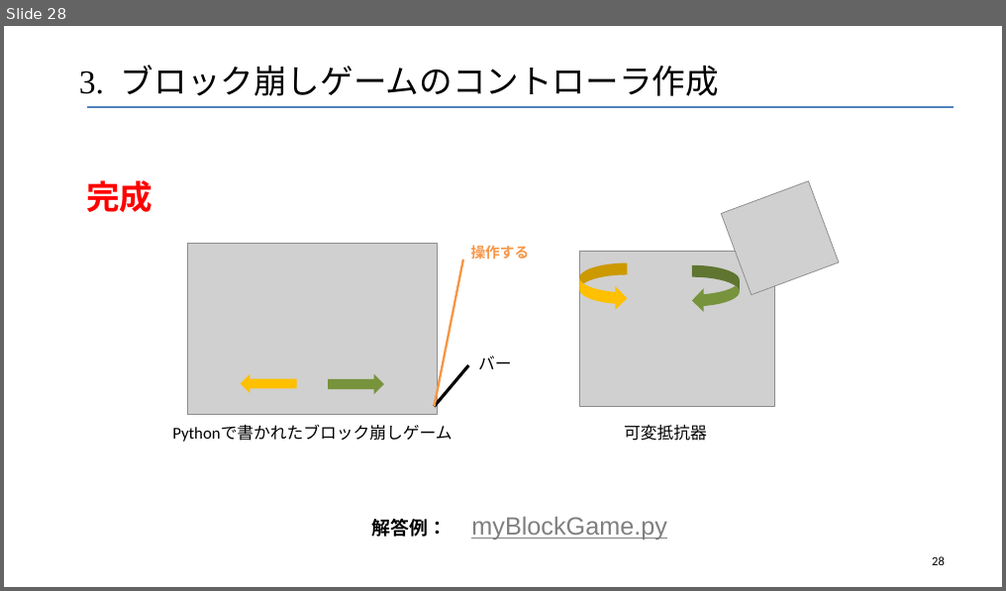
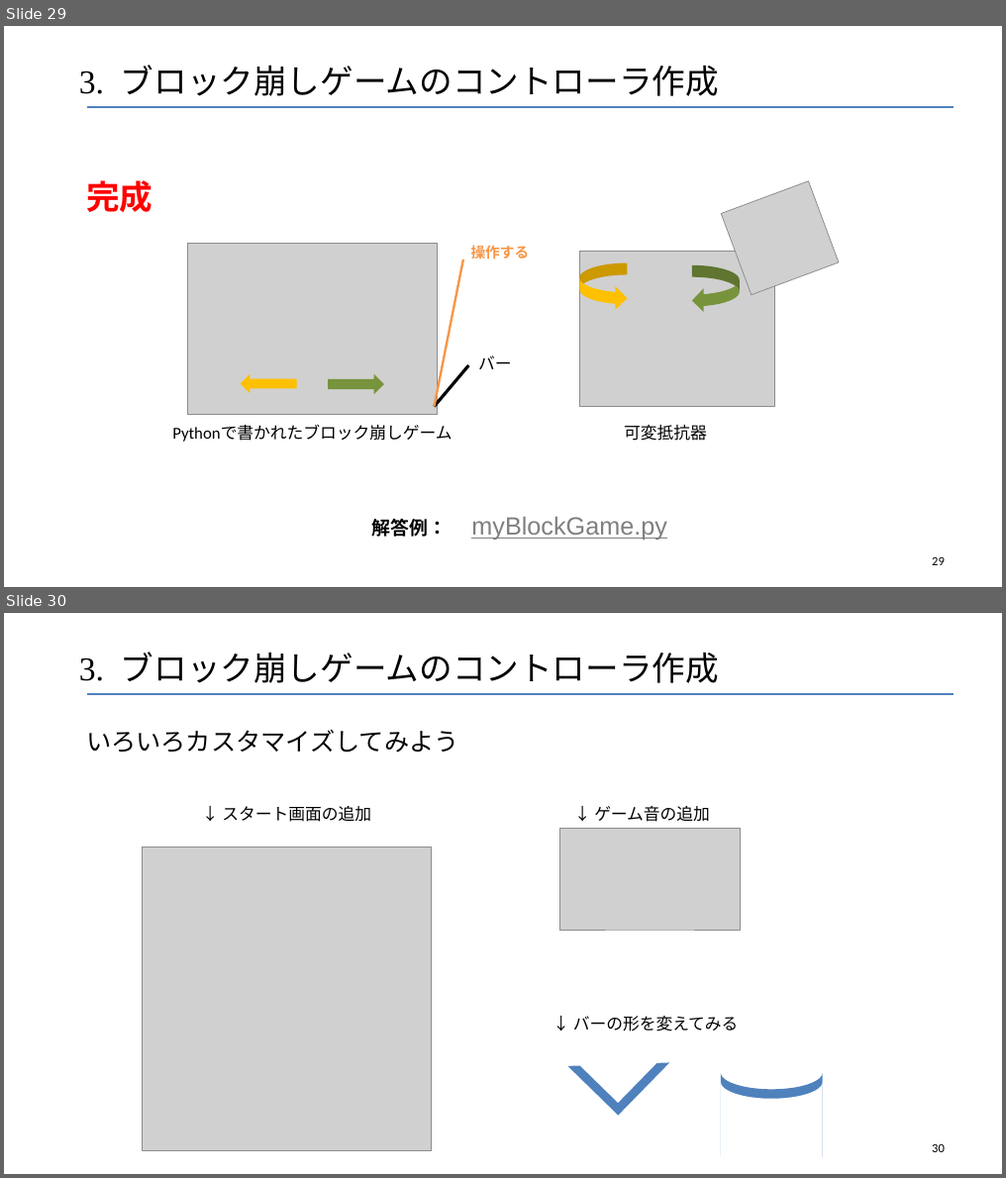
Before and after one commit to robot-cs/Tech-Education-Hub, a slide deck: Arduino-Basics/Arduino講座1.pptx. Shown one above the other, each under a label of ours: slide 28 before the commit, slides 29 and 30 after it. The pictures are 1006x591 and 1006x1178 pixels, drawn with LibreOffice and Linux fonts; fonts in the diff are those of the drawing; grey boxes stand for pictures. Boxes give left, top, right and bottom in pixels: in the first picture for what was removed or moved away, otherwise in the second. Text is boxed around its words. In the diff, an @@ line names an element or a change of style, - is before the commit and + after.

```diff
--- a/Arduino-Basics/Arduino講座1.pptx
+++ b/Arduino-Basics/Arduino講座1.pptx
@@ slide 30 added at (4, 613, 1002, 1174), background #FFFFFF; not listed: 1 template element that a slide beside it also shows @@
@@ title added at (79, 652, 719, 683), 32 pt, text #000000 @@
+3. ブロック崩しゲームのコントローラ作成
@@ text added at (86, 729, 459, 753), 24 pt, text #000000 @@
+いろいろカスタマイズしてみよう
@@ text added at (222, 806, 371, 822), 16 pt, text #000000 @@
+↓ スタート画面の追加
@@ text added at (594, 806, 710, 822), 16 pt, text #000000 @@
+↓ ゲーム音の追加
@@ picture added at (142, 848, 432, 1152) @@
@@ picture added at (559, 828, 741, 930) @@
@@ half frame added at (568, 1014, 669, 1115), fill #4F81BD @@
@@ text added at (573, 1016, 739, 1032), 16 pt, text #000000 @@
+↓ バーの形を変えてみる
@@ flow chart online storage added at (721, 1073, 823, 1172), fill #4F81BD @@
@@ flow chart online storage added at (721, 1082, 823, 1174), fill #FFFFFF @@
@@ page number added at (932, 1145, 944, 1153), 12 pt, text #000000 @@
+30
@@ what was slide 28 is now slide 29 @@
@@ page number at (932, 558, 944, 566): text changed @@
-28
+29
```
Also in this commit, not shown: 1 slide changed, 1 other slide added, 1 other file.
